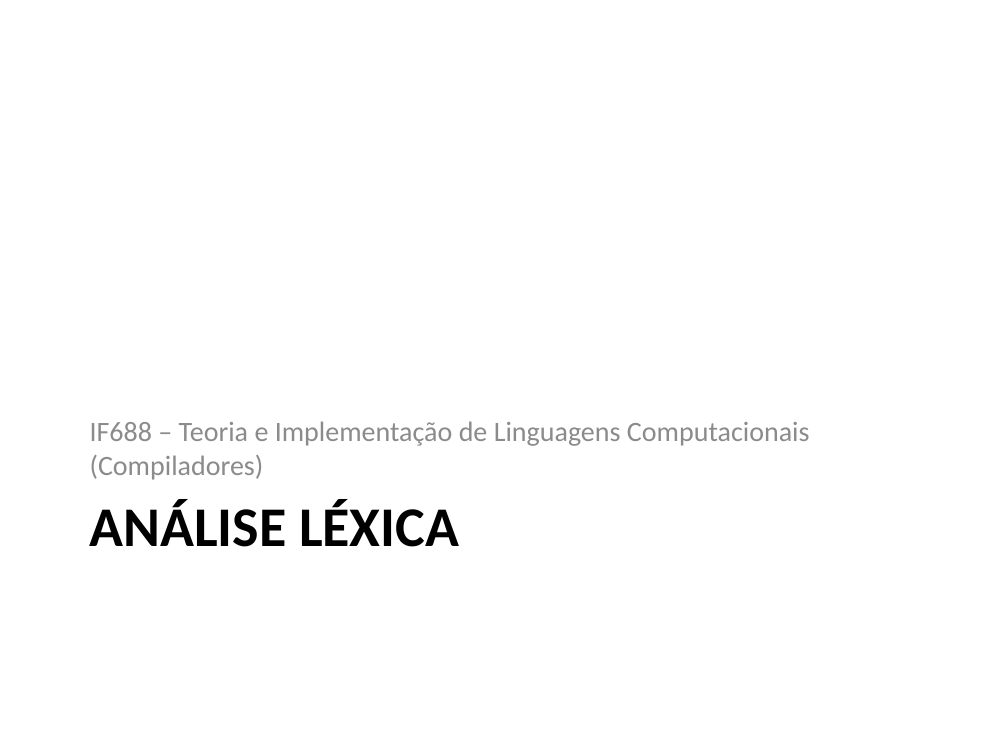
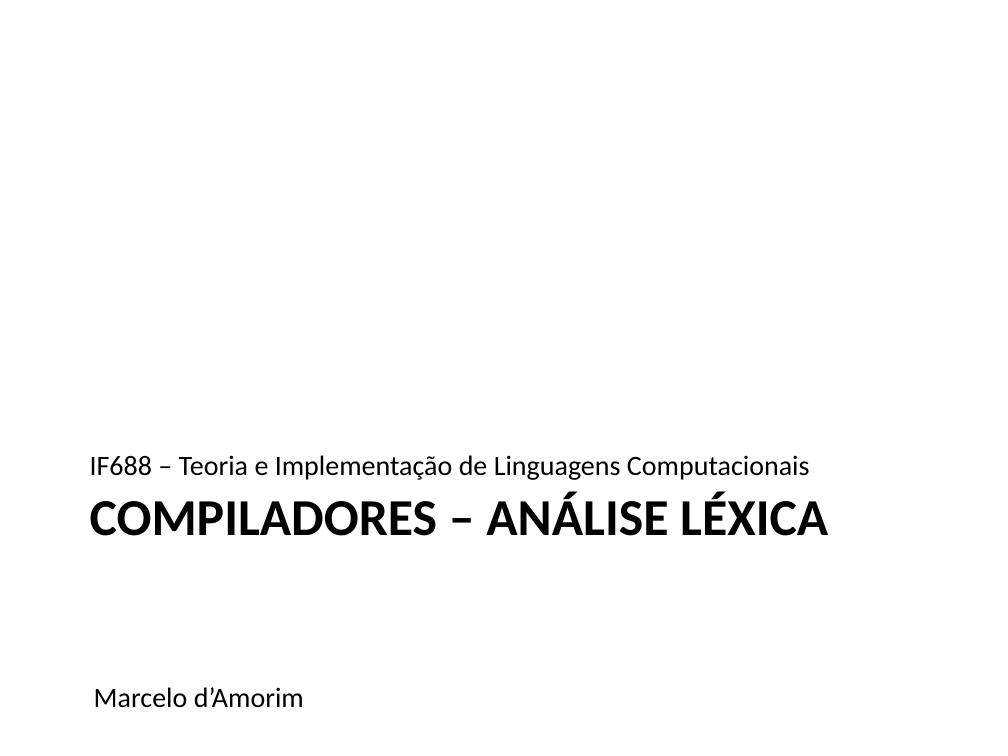
Before and after one commit to damorim/compilers-cin, a slide deck: slide 1 of slides-aulas/analise-lexica.pptx. Drawn at 1008x756 pixels with LibreOffice and Linux fonts; fonts in the diff are those of the drawing. Boxes give left, top, right and bottom in pixels: in the first picture for what was removed or moved away, otherwise in the second. Text is boxed around its words. In the diff, an @@ line names an element or a change of style, - is before the commit and + after.

```diff
--- a/slides-aulas/analise-lexica.pptx
+++ b/slides-aulas/analise-lexica.pptx
@@ text at bbox=[90, 455, 810, 480]: text changed; text colour #8B8B8B to #000000 @@
-IF688 – Teoria e Implementação de Linguagens Computacionais (Compiladores)
+IF688 – Teoria e Implementação de Linguagens Computacionais
@@ text at bbox=[90, 492, 828, 536]: text changed; size 40 to 37 pt @@
-ANÁLISE LÉXICA
+COMPILADORES – ANÁLISE LÉXICA
@@ text added at bbox=[94, 687, 304, 708], 20 pt, text #000000 @@
+Marcelo d’Amorim
```
Also in this commit, not shown: 4 other files.
